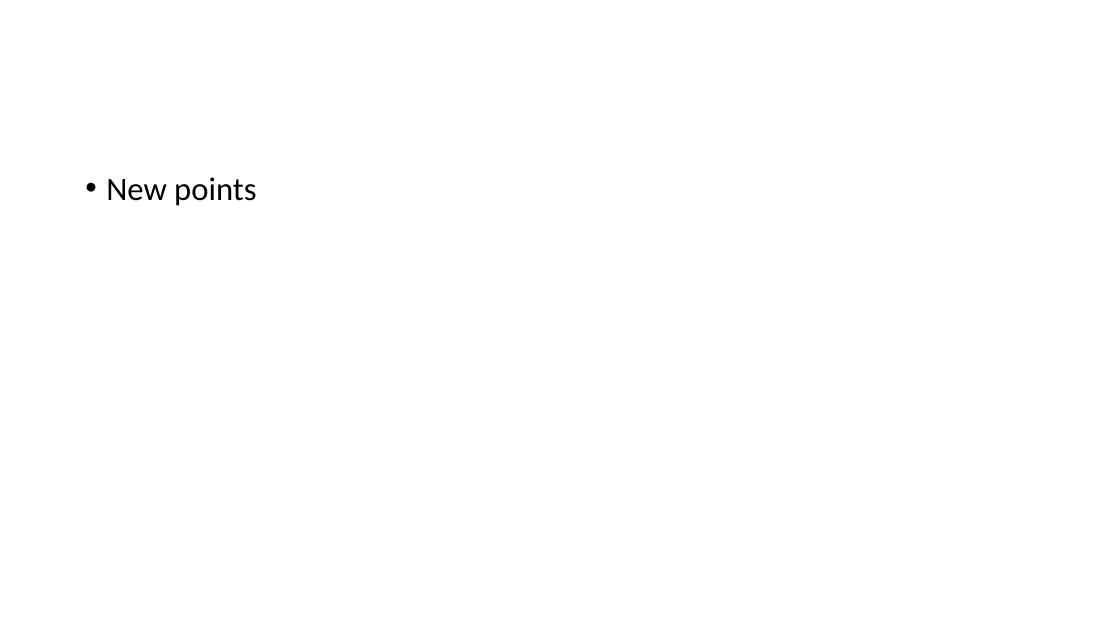
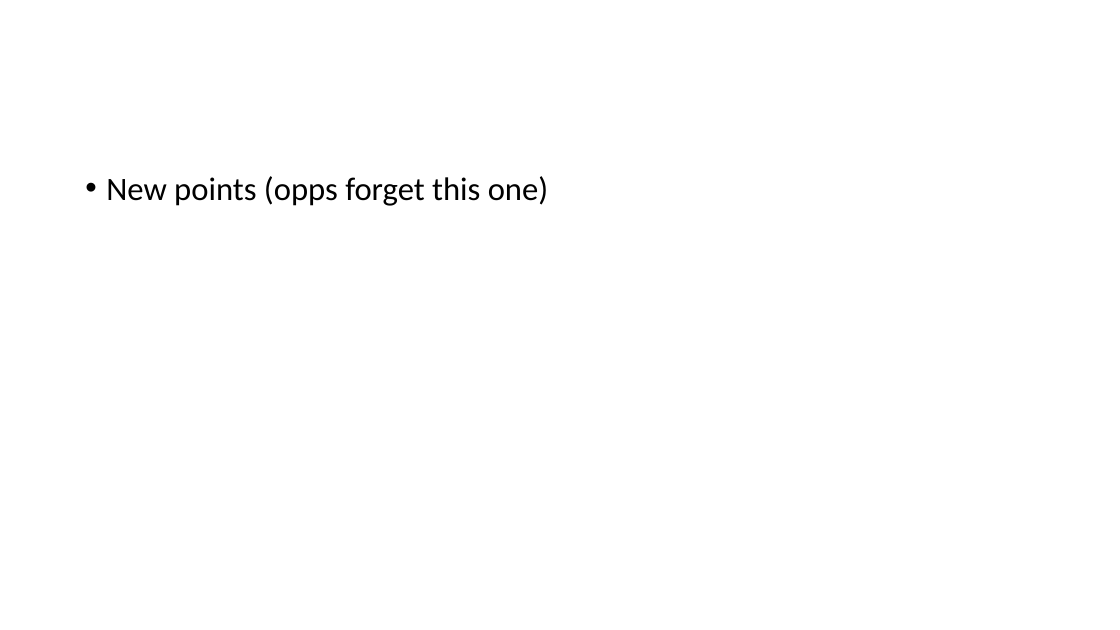
Before and after one commit to usd17093/TestGit, a slide deck: slide 2 of Data Section.pptx. Drawn at 1120x630 pixels with LibreOffice and Linux fonts; fonts in the diff are those of the drawing. Boxes give left, top, right and bottom in pixels: in the first picture for what was removed or moved away, otherwise in the second. Text is boxed around its words. In the diff, an @@ line names an element or a change of style, - is before the commit and + after.

```diff
--- a/Data Section.pptx
+++ b/Data Section.pptx
@@ text at [106, 176, 548, 206]: text changed @@
-• New points
+• New points (opps forget this one)
```
